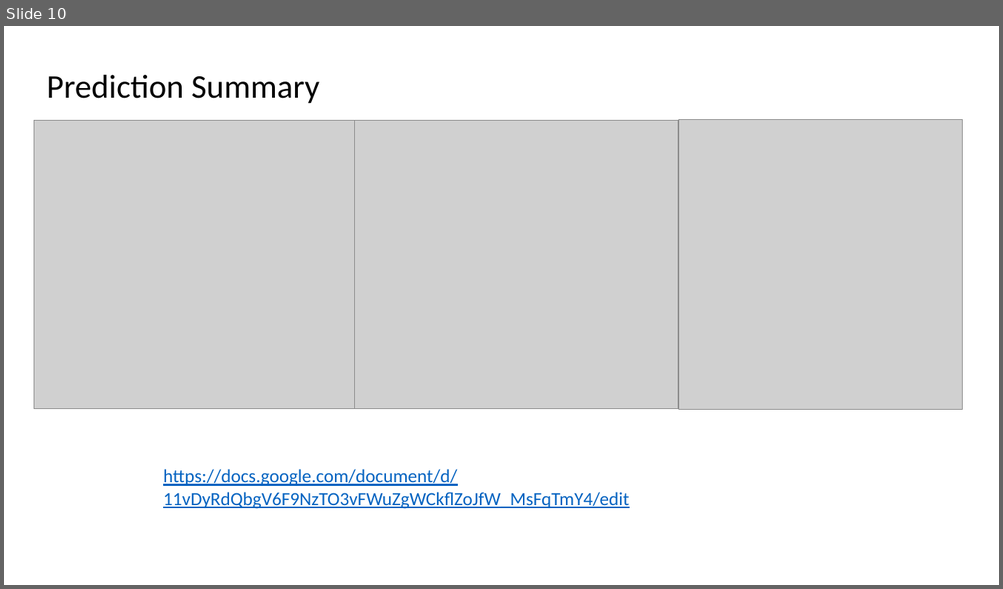
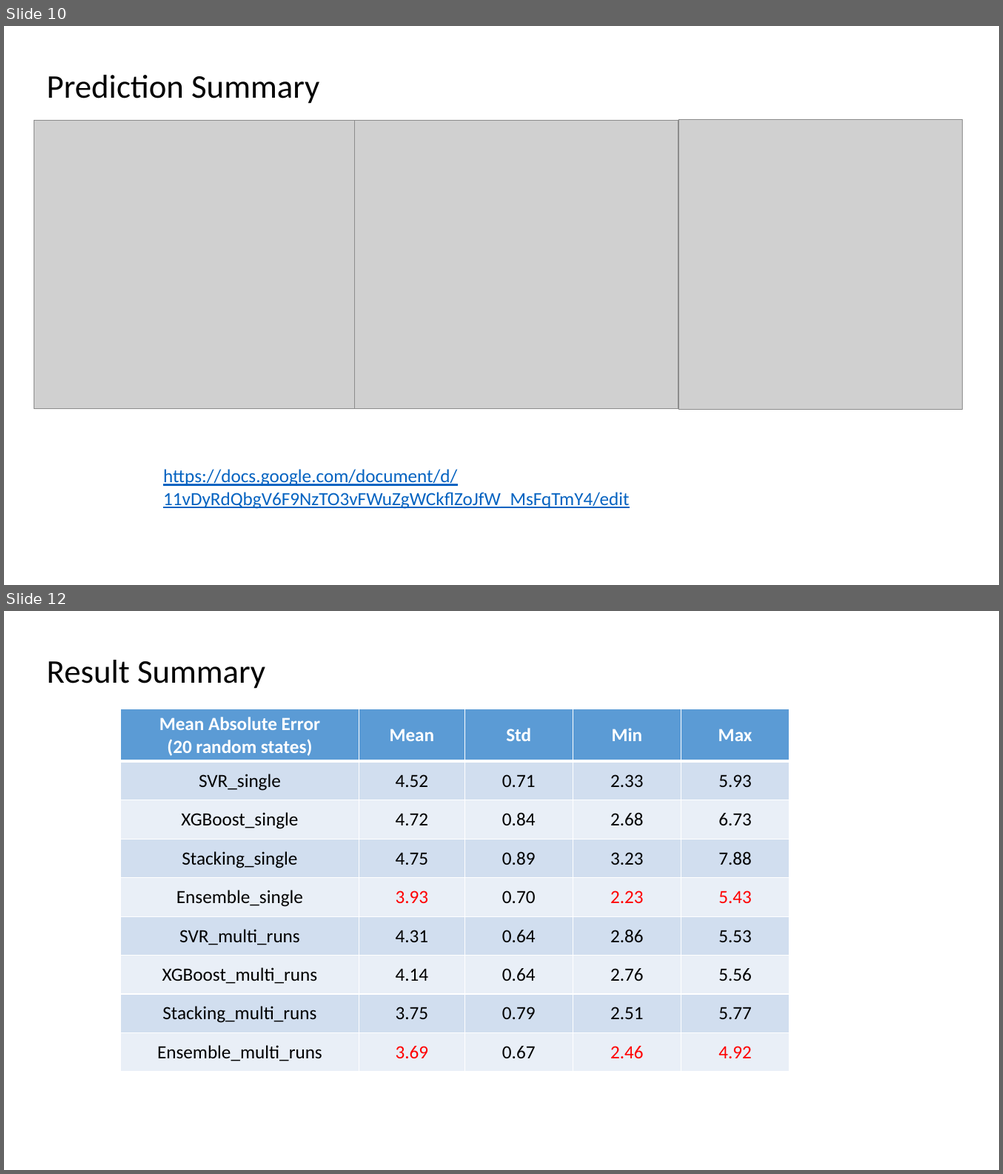
Before and after one commit to hanzhiwangchn/Microstructure_Age_Prediction, a slide deck: summary.pptx. Shown one above the other, each under a label of ours: slide 10 before the commit, slides 10 and 12 after it; the slides between them are not shown. The pictures are 1003x589 and 1003x1174 pixels, drawn with LibreOffice and Linux fonts; fonts in the diff are those of the drawing; grey boxes stand for pictures; background and template pictures are left out. Boxes give left, top, right and bottom in pixels: in the first picture for what was removed or moved away, otherwise in the second. Text is boxed around its words. In the diff, an @@ line names an element or a change of style, - is before the commit and + after.

```diff
--- a/summary.pptx
+++ b/summary.pptx
@@ slide 12 added at [4,611,999,1170], background picture (left out) @@
@@ text added at [47,660,265,689], 32 pt, text #000000 @@
+Result Summary
@@ table added at [120,709,789,1073], 9 rows, 5 columns @@
+Mean Absolute Error / (20 random states) | Mean | Std | Min | Max
+SVR_single | 4.52 | 0.71 | 2.33 | 5.93
+XGBoost_single | 4.72 | 0.84 | 2.68 | 6.73
+Stacking_single | 4.75 | 0.89 | 3.23 | 7.88
+Ensemble_single | 3.93 | 0.70 | 2.23 | 5.43
+SVR_multi_runs | 4.31 | 0.64 | 2.86 | 5.53
+XGBoost_multi_runs | 4.14 | 0.64 | 2.76 | 5.56
+Stacking_multi_runs | 3.75 | 0.79 | 2.51 | 5.77
+Ensemble_multi_runs | 3.69 | 0.67 | 2.46 | 4.92
```
Also in this commit, not shown: 1 slide changed, 2 other slides added, 4 other files.
